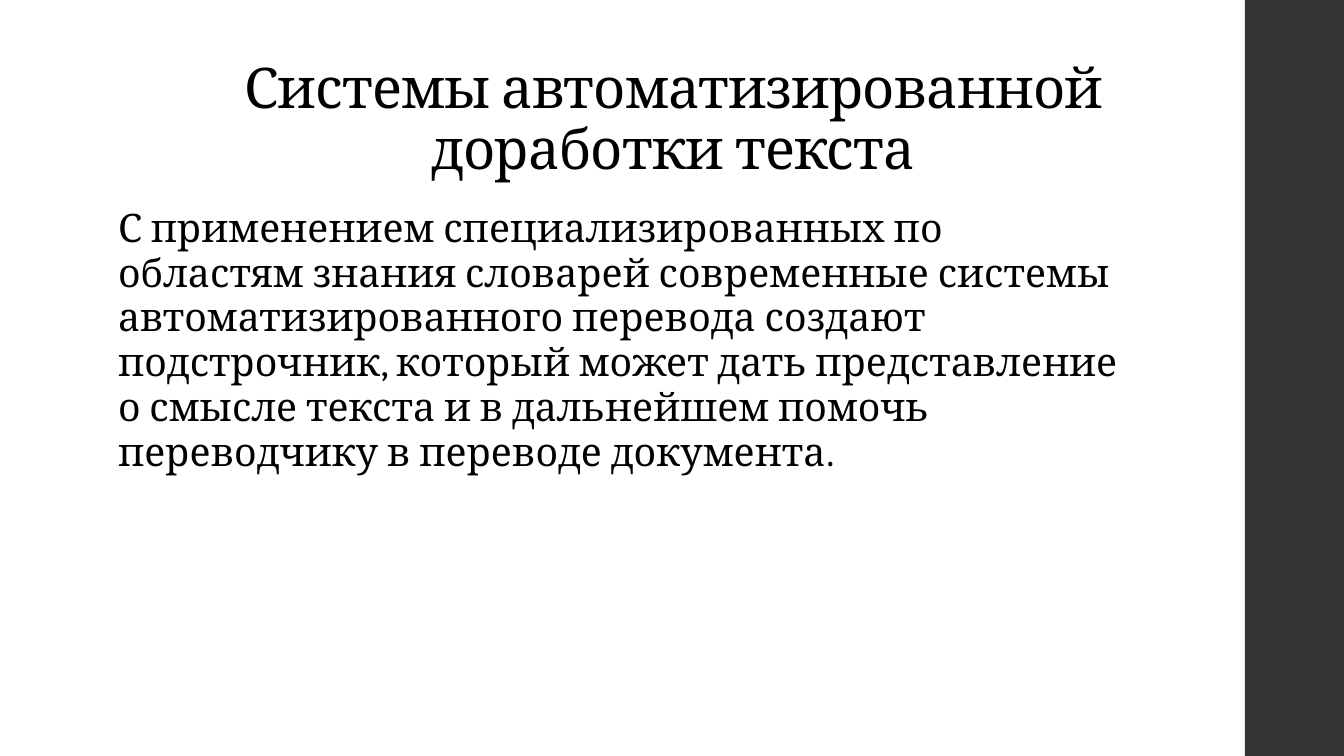
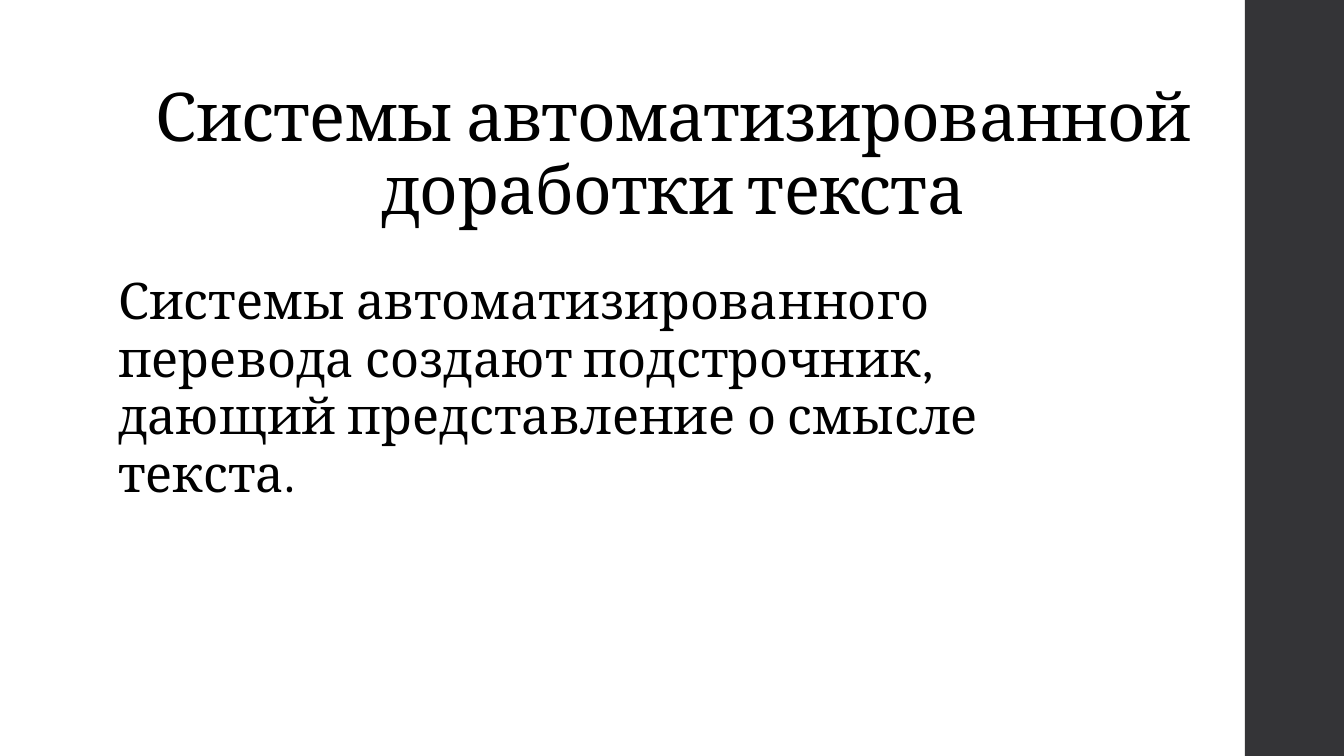
Before and after one commit to svetlanailicheva/homeworks, a slide deck: slide 8 of курсовая.pptx. Drawn at 1344x756 pixels with LibreOffice and Linux fonts; fonts in the diff are those of the drawing. Boxes give left, top, right and bottom in pixels: in the first picture for what was removed or moved away, otherwise in the second. Text is boxed around its words. In the diff, an @@ line names an element or a change of style, - is before the commit and + after.

```diff
--- a/курсовая.pptx
+++ b/курсовая.pptx
@@ title "Системы автоматизированной доработки текста" at (155,91,1192,230): size 40 to 48 pt @@
@@ text at (118,282,978,493): text changed; size 28 to 36 pt @@
-С применением специализированных по областям знания словарей современные системы автоматизированного перевода создают подстрочник, который может дать представление о смысле текста и в дальнейшем помочь переводчику в переводе документа.
+Системы автоматизированного перевода создают подстрочник, дающий представление о смысле текста.
```
Also in this commit, not shown: 8 other slides changed, 1 other file.
